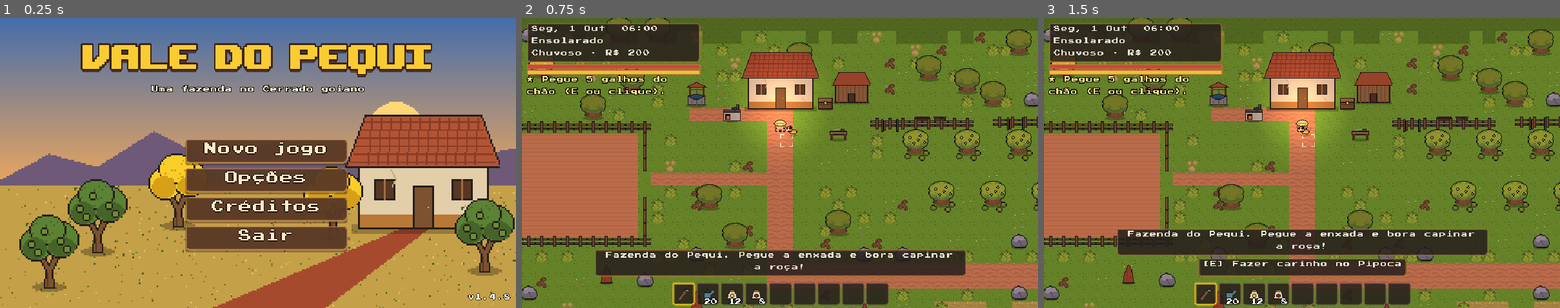
Above: before the commit, frames 1-3 (left to right).
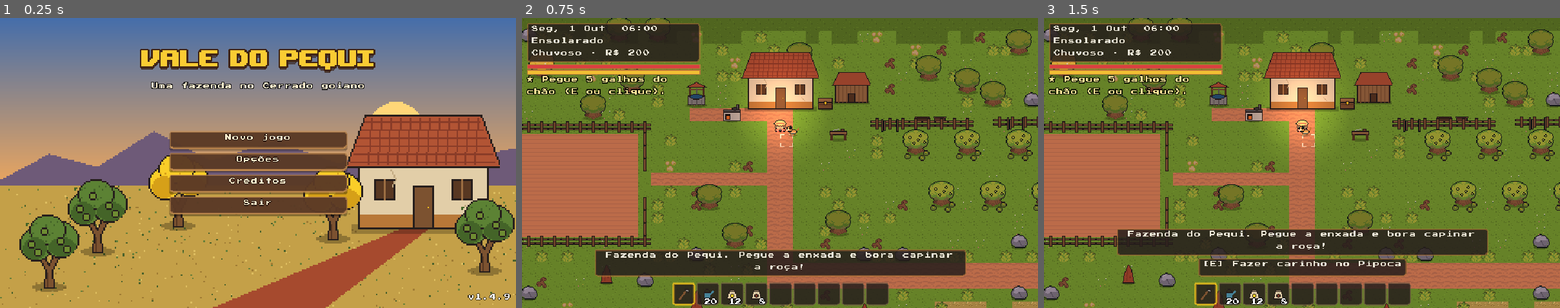
Above: after the commit, the same moments.

Repository: Carttocci/vale-do-pequi
Game: Godot game, scene res://scenes/title/title.tscn
Same seed, same stepped clock (60 frames per second), same inputs: the game is played once before the commit and once after it.
Inputs (mouse positions are in pixels of both pictures, inside the frame that each line leads up to):
- Up to frame 1 (0.25 s): no input
- Up to frame 2 (0.75 s): click "Novo jogo" at 0.5 s
- Up to frame 3 (1.5 s): click (1203, 293) at 1.27 s

The runs differ from the first frame. In frame 1, 15% of the frame differs, in the area x 15-99%, y 8-98%; in frame 2, nothing differs; in frame 3, nothing differs.

Commit message:
Menu inicial centralizado e letras menores; versão 1.4.9

Diff:
--- a/project.godot
+++ b/project.godot
@@ -7,7 +7,7 @@
 
 config/name="Vale do Pequi"
 config/description="Simulação de vida rural e Action RPG no Cerrado goiano."
-config/version="1.4.8"
+config/version="1.4.9"
 run/main_scene="res://scenes/title/title.tscn"
 config/features=PackedStringArray("4.3", "GL Compatibility")
 boot_splash/bg_color=Color(0.15, 0.12, 0.11, 1)
--- a/scripts/core/clock.gd
+++ b/scripts/core/clock.gd
@@ -51,8 +51,12 @@
         advance_minutes(STEP_MINUTES)
 
 
+## Testes fixam a semente pra todo jogo novo sair igual (-1 = sorteia).
+static var fixed_seed := -1
+
+
 func reset(seed: int = -1) -> void:
-    world_seed = seed if seed >= 0 else randi()
+    world_seed = seed if seed >= 0 else (fixed_seed if fixed_seed >= 0 else randi())
     minutes = DAY_START
     weather = Weather.ENSOLARADO  # primeiro dia sempre bonito
     _acc = 0.0
--- a/scripts/core/settings.gd
+++ b/scripts/core/settings.gd
@@ -27,11 +27,10 @@
 const DISPLAY_GRID := 20
 
 
-## Texto de destaque menor (botões do menu, nome do chefe, cabeçalho): a fonte
-## do jogo no dobro do tamanho (16), sempre nítida.
+## Texto de destaque (nome do chefe, cabeçalho do mapa): mesma fonte e tamanho
+## do texto, segue a escolha das Opções.
 func big_font(c: Control) -> void:
-    c.add_theme_font_override("font", preload("res://assets/ui/fonte_texto.tres"))
-    c.add_theme_font_size_override("font_size", 16)
+    c.add_theme_font_size_override("font_size", text_size)
 
 
 ## Põe a fonte de destaque num controle, no múltiplo de 20 mais perto de `size`.
--- a/scripts/interface/title_screen.gd
+++ b/scripts/interface/title_screen.gd
@@ -27,7 +27,7 @@
     add_child(bg)
     var title := Label.new()
     title.text = "Vale do Pequi"
-    Settings.display_font(title, 60)
+    Settings.display_font(title, 40)
     title.add_theme_color_override("font_color", Color(0.98, 0.8, 0.2))
     title.add_theme_color_override("font_outline_color", Color(0.25, 0.14, 0.08))
     title.add_theme_constant_override("outline_size", 8)
@@ -36,8 +36,8 @@
     title.add_theme_constant_override("shadow_offset_y", 4)
     title.horizontal_alignment = HORIZONTAL_ALIGNMENT_CENTER
     title.set_anchors_preset(Control.PRESET_CENTER_TOP)
-    title.position = Vector2(-300, 18)
-    title.size = Vector2(600, 64)
+    title.position = Vector2(-300, 30)
+    title.size = Vector2(600, 48)
     add_child(title)
     sub = Label.new()
     sub.text = "Uma fazenda no Cerrado goiano"
@@ -47,14 +47,20 @@
     sub.add_theme_constant_override("outline_size", 4)
     sub.horizontal_alignment = HORIZONTAL_ALIGNMENT_CENTER
     sub.set_anchors_preset(Control.PRESET_CENTER_TOP)
-    sub.position = Vector2(-200, 84)
+    sub.position = Vector2(-200, 80)
     sub.size = Vector2(400, 20)
     add_child(sub)
     _buttons = VBoxContainer.new()
-    _buttons.add_theme_constant_override("separation", 6)
-    _buttons.set_anchors_preset(Control.PRESET_CENTER)
-    _buttons.position = Vector2(-90, -30)
-    _buttons.custom_minimum_size = Vector2(180, 0)
+    _buttons.add_theme_constant_override("separation", 5)
+    # centrado de verdade: cresce pros dois lados quando o texto é comprido
+    _buttons.anchor_left = 0.5
+    _buttons.anchor_right = 0.5
+    _buttons.anchor_top = 0.5
+    _buttons.anchor_bottom = 0.5
+    _buttons.offset_left = -110
+    _buttons.offset_right = 110
+    _buttons.offset_top = -40
+    _buttons.grow_horizontal = Control.GROW_DIRECTION_BOTH
     add_child(_buttons)
     continue_button = _button("Continuar", continue_game)
     new_button = _button("Novo jogo", _on_new_pressed)
@@ -100,8 +106,8 @@
 func _button(text: String, cb: Callable) -> Button:
     var b := Button.new()
     b.text = text
-    Settings.big_font(b)
-    b.custom_minimum_size = Vector2(200, 30)
+    b.add_theme_font_size_override("font_size", 8)
+    b.custom_minimum_size = Vector2(220, 22)
     b.pressed.connect(func() -> void:
         Audio.play(&"clique", 0.0)
         cb.call())
--- a/scripts/npc/npc.gd
+++ b/scripts/npc/npc.gd
@@ -59,8 +59,9 @@
     quest_mark.add_theme_color_override("font_color", Color(1, 0.88, 0.2))
     quest_mark.add_theme_color_override("font_outline_color", Color(0.1, 0.07, 0.05))
     quest_mark.add_theme_constant_override("outline_size", 4)
-    quest_mark.add_theme_font_size_override("font_size", 22)
-    quest_mark.position = Vector2(-4, -50)
+    quest_mark.add_theme_font_override("font", preload("res://assets/ui/fonte_texto.tres"))
+    quest_mark.add_theme_font_size_override("font_size", 16)
+    quest_mark.position = Vector2(-7, -48)
     quest_mark.visible = false
     add_child(quest_mark)
     for sig in [Quests.quest_updated, Quests.quest_started]:
@@ -78,7 +79,7 @@
         _mark_check = 0.4
         quest_mark.visible = has_quest_hint()
     if quest_mark.visible:
-        quest_mark.position.y = -50 + sin(Time.get_ticks_msec() / 220.0) * 2.0
+        quest_mark.position.y = -48 + sin(Time.get_ticks_msec() / 220.0) * 2.0
     if _path.is_empty():
         _anim = 0.0
         _update_frame()
--- a/tests/test_runner.gd
+++ b/tests/test_runner.gd
@@ -24,6 +24,7 @@
     SaveManager.save_path = TEST_SAVE
     Quests.skip_tutorial = true  # o tutorial tem teste próprio
     Dog.active = false
+    Clock.fixed_seed = 4242  # jogo novo sempre com a mesma fazenda nos testes
     Quests.reset()
     Settings.path = "user://teste_opcoes.cfg"
     SaveManager.delete_save()
Not shown, changed: documentation/changelog.md
